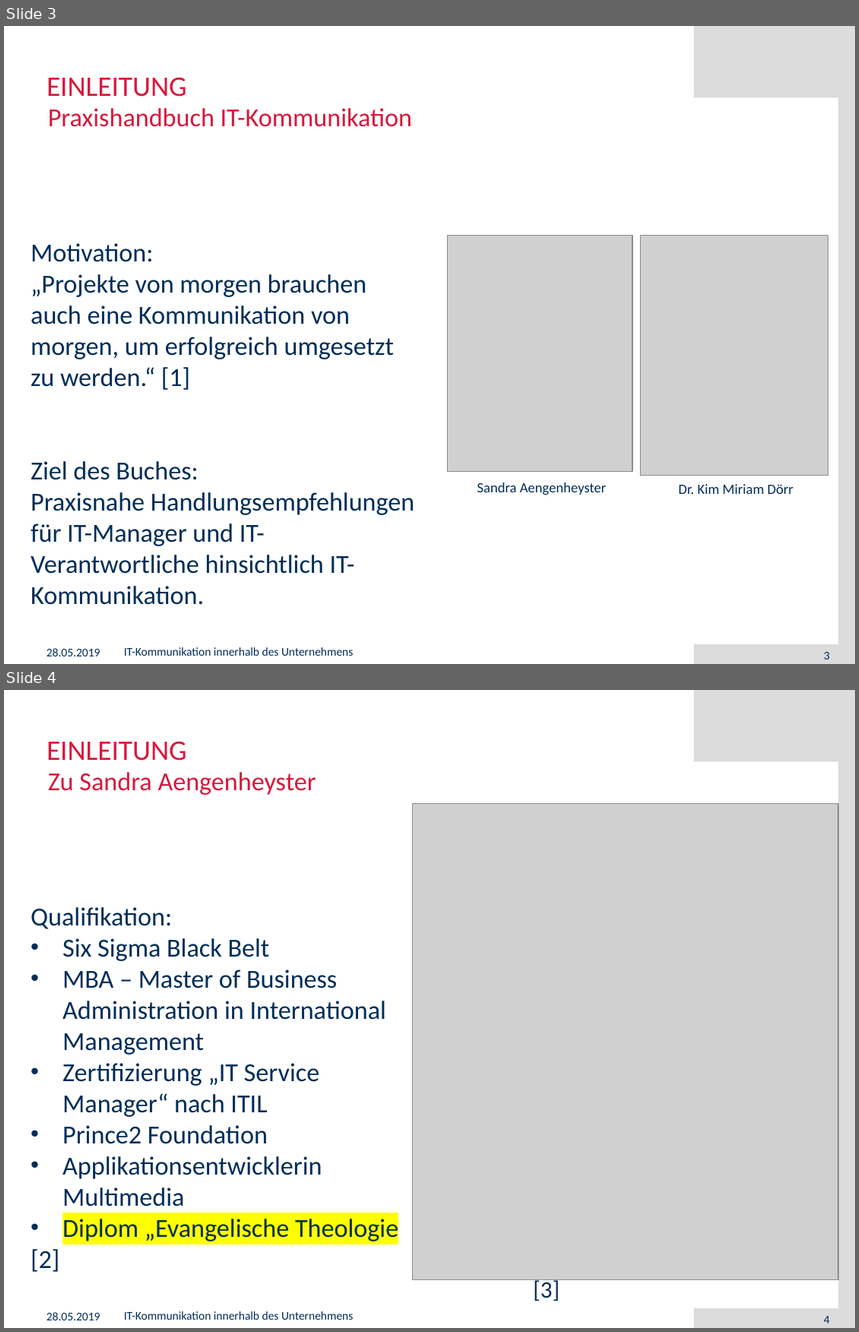
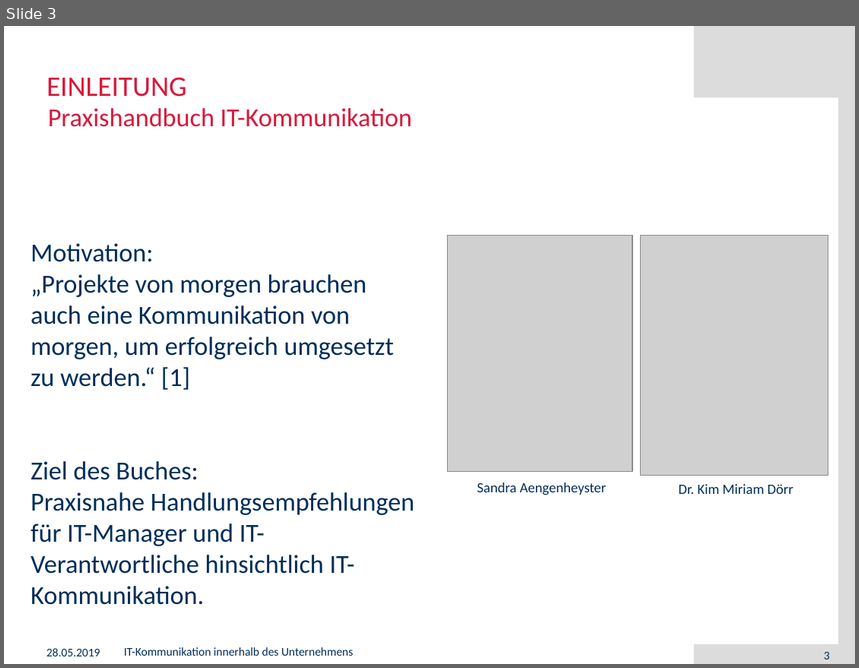
Before and after one commit to muensto/itm_vortrag_1233, a slide deck: 20190528.pptx. Shown one above the other, each under a label of ours: slides 3 and 4 before the commit, slide 3 after it. The pictures are 859x1332 and 859x668 pixels, drawn with LibreOffice and Linux fonts; fonts in the diff are those of the drawing; grey boxes stand for pictures; background and template pictures are left out. Boxes give left, top, right and bottom in pixels: in the first picture for what was removed or moved away, otherwise in the second. Text is boxed around its words. In the diff, an @@ line names an element or a change of style, - is before the commit and + after.

```diff
--- a/20190528.pptx
+++ b/20190528.pptx
@@ slide 4 removed at box(4, 690, 855, 1328), background #FFFFFF; not listed: 3 template elements that a slide beside it also shows @@
@@ title removed at box(47, 741, 187, 761) @@
-EINLEITUNG
@@ text removed at box(48, 772, 316, 795) @@
-Zu Sandra Aengenheyster
@@ picture removed at box(413, 804, 839, 1281) @@
@@ text removed at box(31, 907, 398, 1272) @@
-Qualifikation:
-• Six Sigma Black Belt
-• MBA – Master of Business Administration in International Management
-• Zertifizierung „IT Service Manager“ nach ITIL
-• Prince2 Foundation
-• Applikationsentwicklerin Multimedia
-• Diplom „Evangelische Theologie
-[2]
@@ text removed at box(533, 1278, 560, 1302) @@
-[3]
@@ text removed at box(47, 1312, 101, 1321) @@
-28.05.2019
@@ text removed at box(124, 1312, 353, 1320) @@
-IT-Kommunikation innerhalb des Unternehmens
@@ page number removed at box(824, 1316, 830, 1324) @@
-4
```
Also in this commit, not shown: 1 slide changed, 1 other file.
